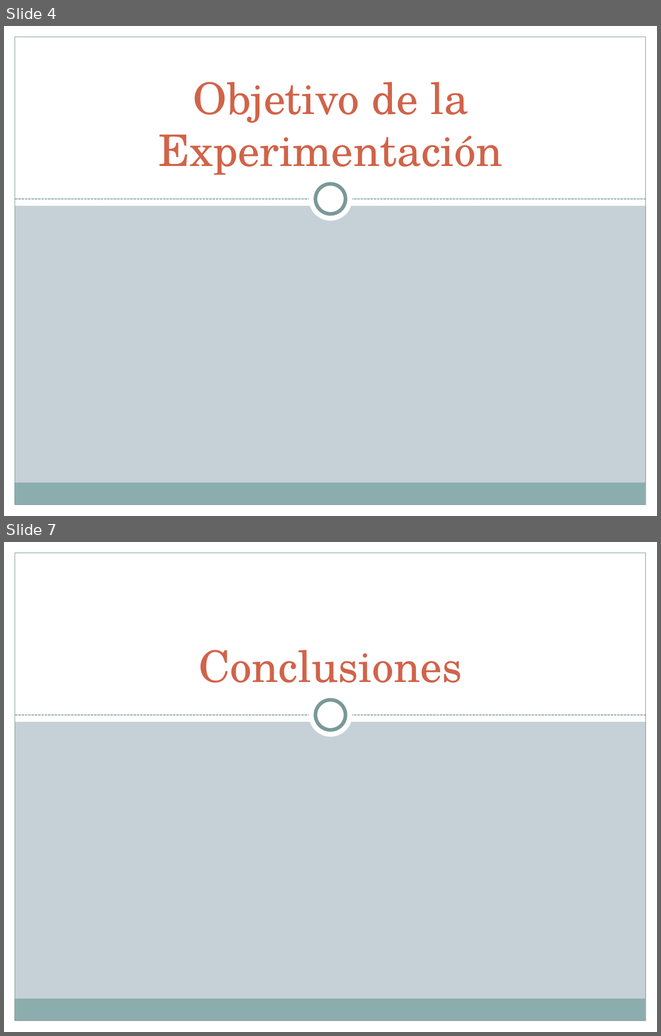
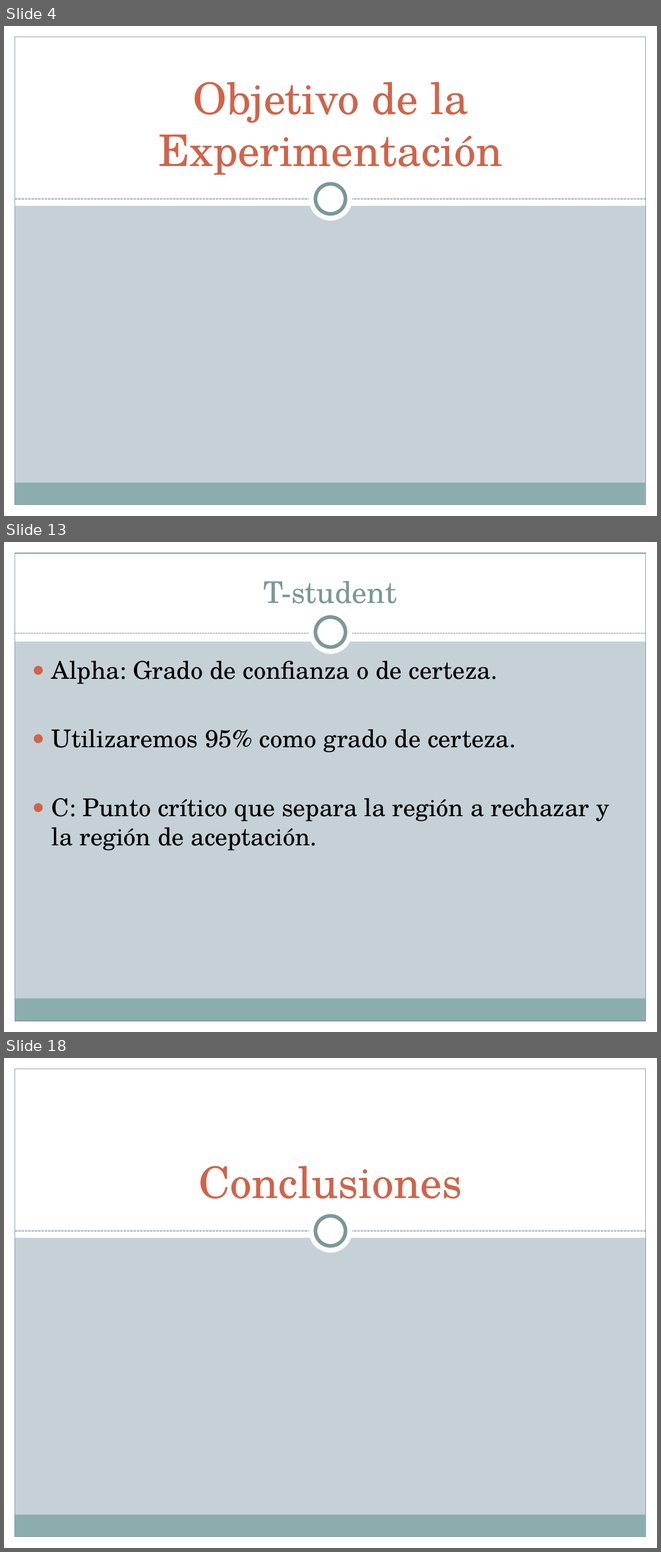
Before and after one commit to diegohttp/plagiarius, a slide deck: Lab6/Diapos HIPOTESIS.pptx. Shown one above the other, each under a label of ours: slides 4 and 7 before the commit, slides 4, 13 and 18 after it; the slides between them are not shown. The pictures are 661x1036 and 661x1552 pixels, drawn with LibreOffice and Linux fonts; fonts in the diff are those of the drawing. Boxes give left, top, right and bottom in pixels: in the first picture for what was removed or moved away, otherwise in the second. Text is boxed around its words. In the diff, an @@ line names an element or a change of style, - is before the commit and + after.

```diff
--- a/Lab6/Diapos HIPOTESIS.pptx
+++ b/Lab6/Diapos HIPOTESIS.pptx
@@ slide 13 added at (4, 542, 657, 1032), background #C5D1D7; not listed: 5 template elements that a slide beside it also shows @@
@@ rectangle added at (4, 542, 657, 641), fill #FFFFFF @@
@@ title added at (264, 581, 397, 603), 33 pt, text #7C999A @@
+T-student
@@ ellipse added at (309, 610, 353, 654), fill #FFFFFF @@
@@ ellipse added at (316, 617, 345, 647), fill #FFFFFF, outline #7C999A 4 pt @@
@@ line added from (15, 633) to (646, 633), #7C999A 0.75 pt dashed @@
@@ text added at (52, 661, 609, 850), 27 pt, text #000000 @@
+● Alpha: Grado de confianza o de certeza.
+● Utilizaremos 95% como grado de certeza.
+● C: Punto crítico que separa la región a rechazar y la región de aceptación.
@@ what was slide 7 is now slide 18 @@
```
Also in this commit, not shown: 1 slide changed, 11 other slides added, 1 slide removed.
